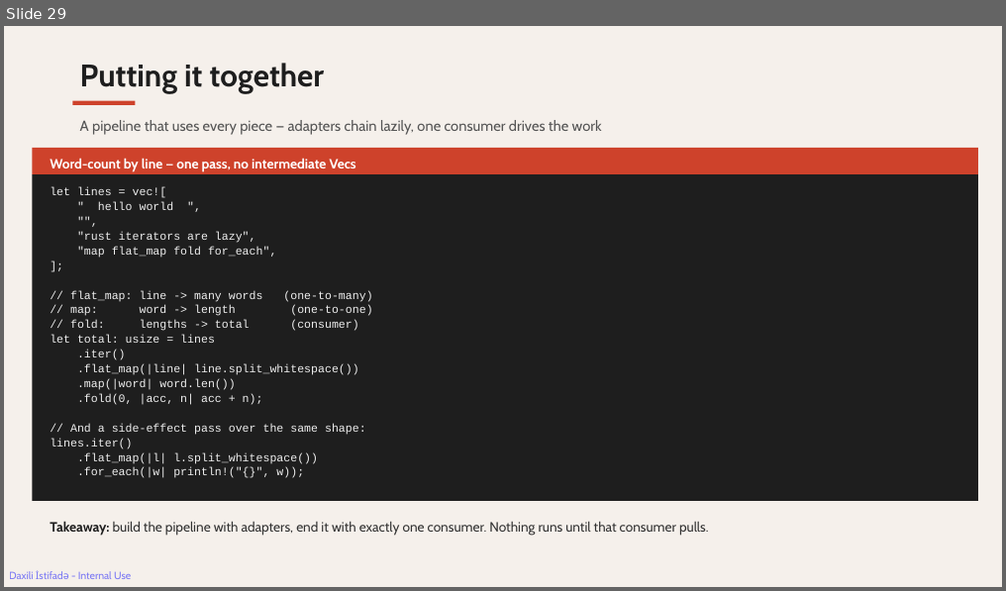
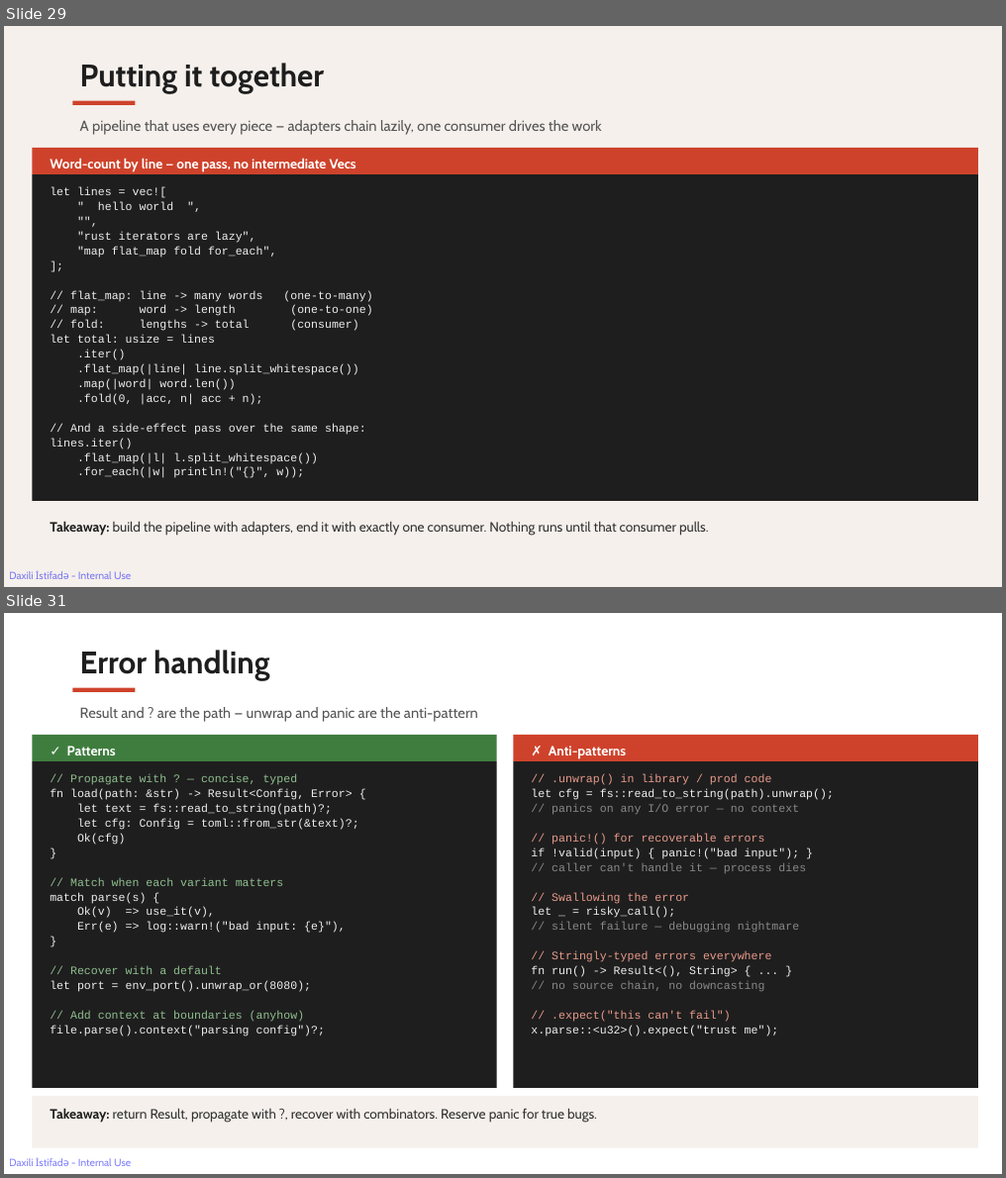
Before and after one commit to rahimahmedov/rust_vs_cpp, a slide deck: rust_friday_session.pptx. Shown one above the other, each under a label of ours: slide 29 before the commit, slides 29 and 31 after it; the slides between them are not shown. The pictures are 1006x591 and 1006x1178 pixels, drawn with LibreOffice and Linux fonts; fonts in the diff are those of the drawing. Boxes give left, top, right and bottom in pixels: in the first picture for what was removed or moved away, otherwise in the second. Text is boxed around its words. In the diff, an @@ line names an element or a change of style, - is before the commit and + after.

```diff
--- a/rust_friday_session.pptx
+++ b/rust_friday_session.pptx
@@ slide 31 added at [4,613,1002,1174], background #FFFFFF; not listed: 1 template element that a slide beside it also shows @@
@@ text added at [80,650,269,680], 30 pt, text #1E1E1E, bold @@
+Error handling
@@ rectangle added at [73,688,135,692], fill #CE422B @@
@@ text added at [80,707,478,722], 14 pt, text #555555 @@
+Result and ? are the path — unwrap and panic are the anti-pattern
@@ rectangle added at [33,735,497,761], fill #3F7D3F @@
@@ text added at [67,746,116,756], 13 pt, text #FFFFFF, bold @@
+✓ Patterns
@@ rectangle added at [514,735,979,761], fill #CE422B @@
@@ text added at [548,746,626,760], 13 pt, text #FFFFFF, bold @@
+✗ Anti-patterns
@@ rectangle added at [33,761,497,1088], fill #1E1E1E @@
@@ text added at [50,774,359,1037], 11 pt, text #EEEEEE @@
+// Propagate with ? — concise, typed
+fn load(path: &str) -> Result<Config, Error> {
+let text = fs::read_to_string(path)?;
+let cfg: Config = toml::from_str(&text)?;
+Ok(cfg)
+}
+// Match when each variant matters
+match parse(s) {
+Ok(v) => use_it(v),
+Err(e) => log::warn!("bad input: {e}"),
+}
+// Recover with a default
+let port = env_port().unwrap_or(8080);
+// Add context at boundaries (anyhow)
+file.parse().context("parsing config")?;
@@ rectangle added at [514,761,979,1088], fill #1E1E1E @@
@@ text added at [531,774,834,1037], 11 pt, text #EEEEEE @@
+// .unwrap() in library / prod code
+let cfg = fs::read_to_string(path).unwrap();
+// panics on any I/O error — no context
+// panic!() for recoverable errors
+if !valid(input) { panic!("bad input"); }
+// caller can't handle it — process dies
+// Swallowing the error
+let _ = risky_call();
+// silent failure — debugging nightmare
+// Stringly-typed errors everywhere
+fn run() -> Result<(), String> { ... }
+// no source chain, no downcasting
+// .expect("this can't fail")
+x.parse::<u32>().expect("trust me");
@@ rectangle added at [33,1096,979,1149], fill #F5F0EB @@
@@ text added at [50,1108,597,1123], 13 pt, text #333333 @@
+Takeaway: return Result, propagate with ?, recover with combinators. Reserve panic for true bugs.
```
Also in this commit, not shown: 1 slide changed, 6 other slides added, 40 other files.
